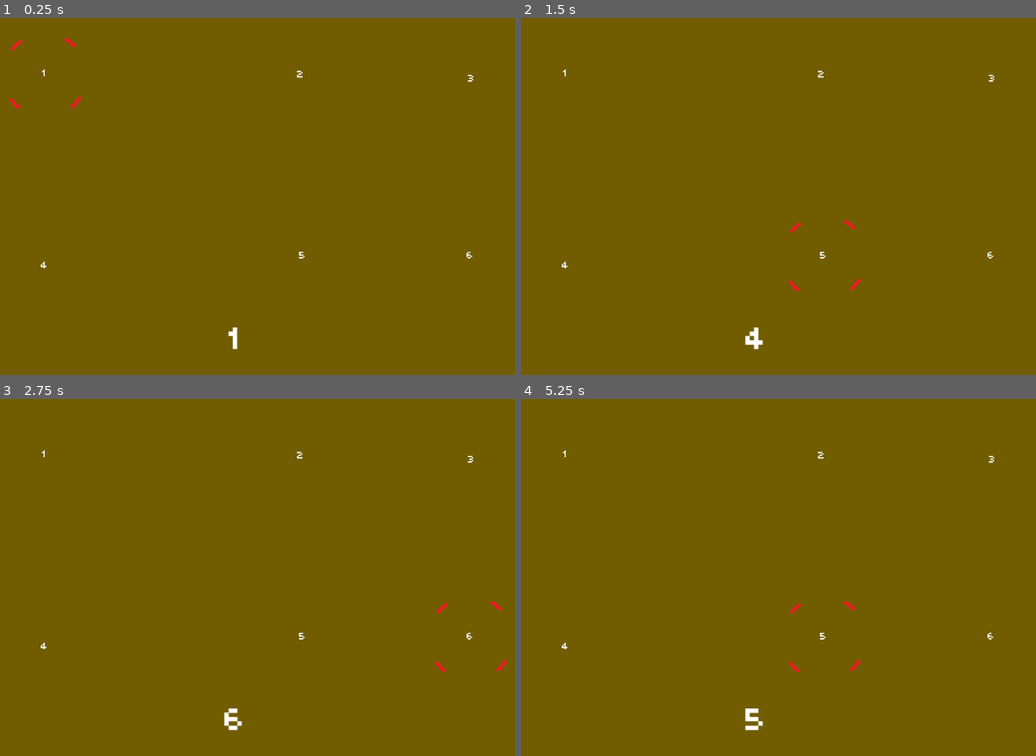
Above: before the commit, frames 1-4 (two rows, left to right).
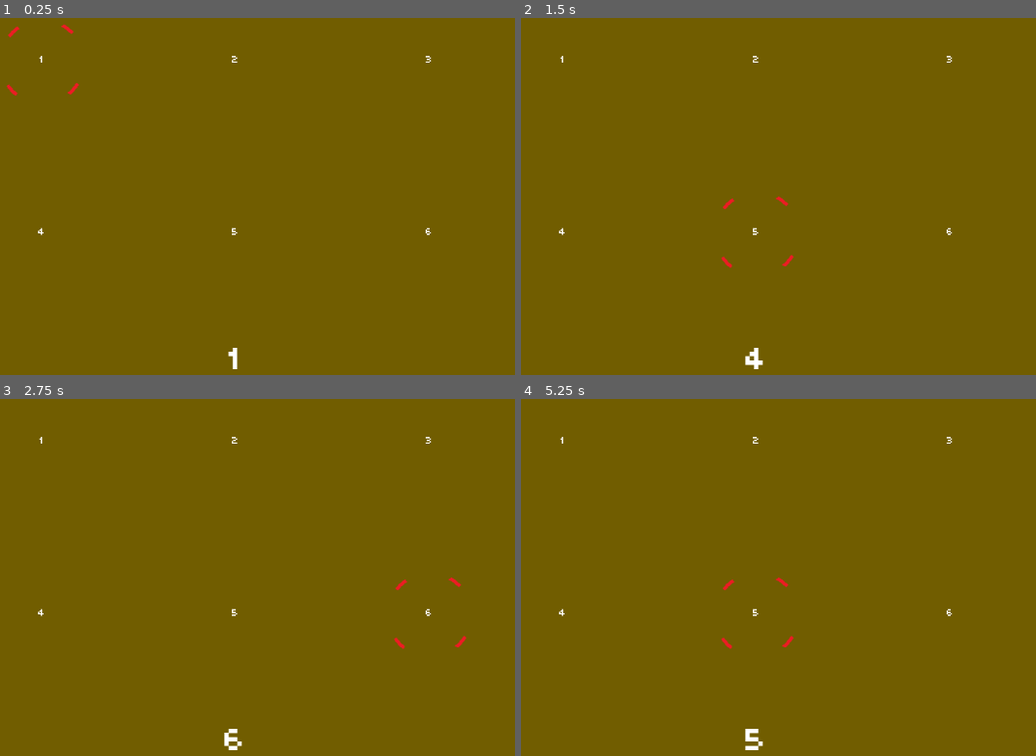
Above: after the commit, the same moments.

Repository: sdepouw/mathematics-and-cheese
Game: Godot game, scene res://Scenes/Main/main.tscn
The game is run twice, just before and just after one commit, with the same random seed, the same clock (stepped at 60 frames per second) and the same inputs.
Inputs:
- Up to frame 1 (0.25 s): no input
- Up to frame 2 (1.5 s): tap Enter at 0.5 s; hold D (move_right) 0.53-1.28 s; tap Space (fire) at 0.6, 1.25, 1.35 s; hold S (move_down) from 1.28 s (still down)
- Up to frame 3 (2.75 s): tap Enter at 2 s; release S (move_down) at 2.03 s; hold D (move_right) from 2.03 s (still down); tap Space (fire) at 2.1 s
- Up to frame 4 (5.25 s): tap Space (fire) at 2.75, 2.85, 3.6, 4.25, 4.35, 5.1 s; release D (move_right) at 2.78 s; hold W (move_up) 2.78-3.53 s; tap Enter at 3.5 s; hold A (move_left) 3.53-5.03 s; hold S (move_down) from 5.03 s (still down)

The runs differ from the first frame. In frame 1, 0.5% of the frame differs, in the area x 1-92%, y 1-99%; in frame 2, 0.6%; in frame 3, 0.6%; in frame 4, 0.7%, in the area x 7-92%, y 10-99%.

Commit message:
Center things on the game board

Diff:
--- a/Game/Scenes/Main/main.gd
+++ b/Game/Scenes/Main/main.gd
@@ -13,13 +13,14 @@
 var _currentTarget: Vector2 = Vector2.ZERO
 var _currentThing: int
 
-func _getReticleTarget() -> Target:
+## Gets the Target that the reticle is currently selecting
+func _getCurrentTarget() -> Target:
   return _targets[_currentTarget.y][_currentTarget.x]
 
 func _ready() -> void:
   _targets.append([_target1, _target2, _target3])
   _targets.append([_target4, _target5, _target6])
-  _reticle.position = _getReticleTarget().position
+  _reticle.position = _getCurrentTarget().position
   _assignNewThing()
 
 func _process(_delta: float) -> void:
@@ -36,7 +37,7 @@
 
 func _tryFire() -> void:
   if Input.is_action_just_pressed("fire"):
-    if _currentThing == _getReticleTarget().Id:
+    if _currentThing == _getCurrentTarget().Id:
       print("hit!")
     else:
       print("miss!")
@@ -74,4 +75,4 @@
       newY = _currentTarget.y - 1
   if newX != _currentTarget.x or newY != _currentTarget.y:
     _currentTarget = Vector2(newX, newY)
-    _reticle.position = _getReticleTarget().position
+    _reticle.position = _getCurrentTarget().position
--- a/Game/Scenes/Main/main.tscn
+++ b/Game/Scenes/Main/main.tscn
@@ -17,26 +17,26 @@
 color = Color(0.441889, 0.36456, 0, 1)
 
 [node name="Target1" parent="." instance=ExtResource("2_lixft")]
-position = Vector2(292, 148)
+position = Vector2(288, 128)
 
 [node name="Target2" parent="." instance=ExtResource("2_lixft")]
-position = Vector2(673, 150)
+position = Vector2(576, 128)
 Id = 2
 
 [node name="Target3" parent="." instance=ExtResource("2_lixft")]
-position = Vector2(927, 156)
+position = Vector2(864, 128)
 Id = 3
 
 [node name="Target4" parent="." instance=ExtResource("2_lixft")]
-position = Vector2(292, 434)
+position = Vector2(288, 384)
 Id = 4
 
 [node name="Target5" parent="." instance=ExtResource("2_lixft")]
-position = Vector2(676, 419)
+position = Vector2(576, 384)
 Id = 5
 
 [node name="Target6" parent="." instance=ExtResource("2_lixft")]
-position = Vector2(925, 419)
+position = Vector2(864, 384)
 Id = 6
 
 [node name="CurrentlyHeldThing" type="Label" parent="."]
@@ -46,9 +46,9 @@
 anchor_right = 0.5
 anchor_bottom = 1.0
 offset_left = -20.0
-offset_top = -105.0
+offset_top = -130.0
 offset_right = 20.0
-offset_bottom = -82.0
+offset_bottom = -52.0
 grow_horizontal = 2
 grow_vertical = 0
 theme_override_fonts/font = ExtResource("3_qw60k")
